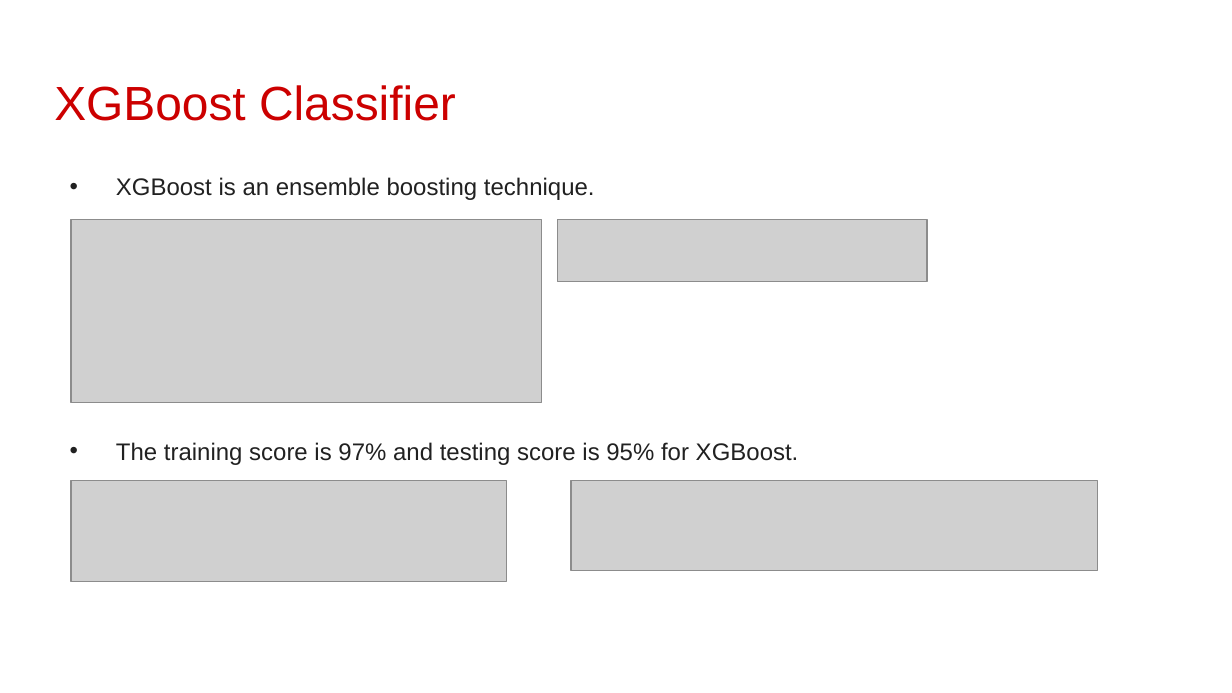
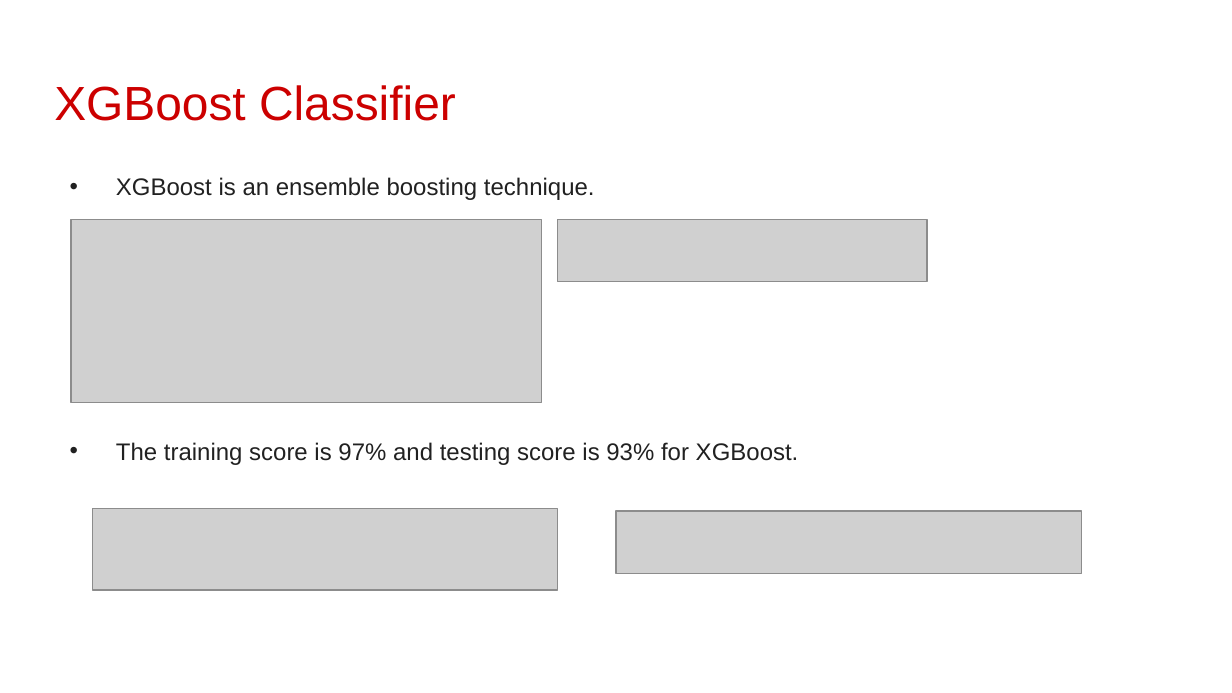
Before and after one commit to Thurab/Company_Bankruptcy_prediction_Classification_usecase, a slide deck: slide 19 of CapstoneProject_Company_Bankruptcy_prediction.pptx. Drawn at 1232x693 pixels with LibreOffice and Linux fonts; fonts in the diff are those of the drawing; grey boxes stand for pictures; background and template pictures are left out. Boxes give left, top, right and bottom in pixels: in the first picture for what was removed or moved away, otherwise in the second. Text is boxed around its words. In the diff, an @@ line names an element or a change of style, - is before the commit and + after.

```diff
--- a/CapstoneProject_Company_Bankruptcy_prediction.pptx
+++ b/CapstoneProject_Company_Bankruptcy_prediction.pptx
@@ text at [116,442,799,465]: text changed @@
-• The training score is 97% and testing score is 95% for XGBoost.
+• The training score is 97% and testing score is 93% for XGBoost.
@@ picture: place and size @@
-picture at [71,480,506,582]
+picture at [92,509,558,590]
@@ picture: place and size @@
-picture at [572,480,1098,570]
+picture at [616,511,1082,574]
```
Also in this commit, not shown: 16 other slides changed, 6 slides added, 6 slides removed, 2 other files.
